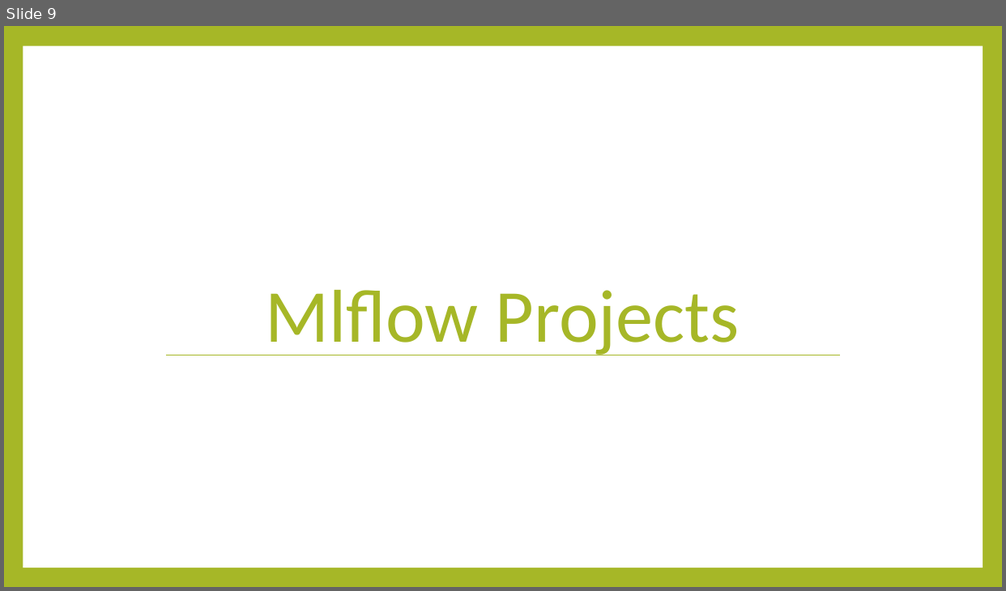
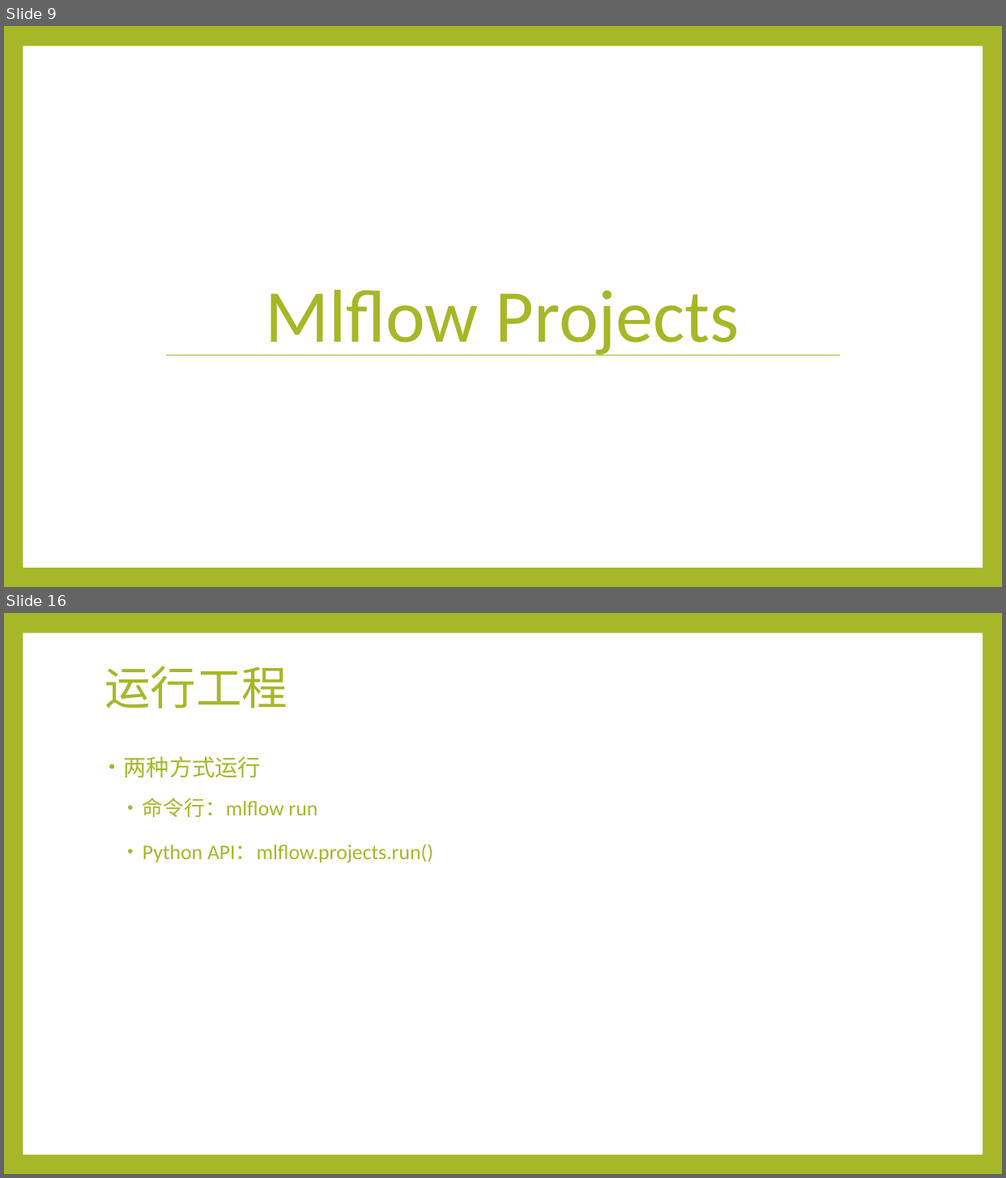
Before and after one commit to Alan-buaa/book, a slide deck: mlflow/MLflowpptx.pptx. Shown one above the other, each under a label of ours: slide 9 before the commit, slides 9 and 16 after it; the slides between them are not shown. The pictures are 1006x591 and 1006x1178 pixels, drawn with LibreOffice and Linux fonts; fonts in the diff are those of the drawing. Boxes give left, top, right and bottom in pixels: in the first picture for what was removed or moved away, otherwise in the second. Text is boxed around its words. In the diff, an @@ line names an element or a change of style, - is before the commit and + after.

```diff
--- a/mlflow/MLflowpptx.pptx
+++ b/mlflow/MLflowpptx.pptx
@@ slide 16 added at <box>4,613,1002,1174</box>, background #A6B727; not listed: 1 template element that a slide beside it also shows @@
@@ title added at <box>104,666,288,709</box>, 44 pt, text #A6B727 @@
+运行工程
@@ text added at <box>124,756,433,863</box>, 20 pt, text #A6B727 @@
+• 两种方式运行
+  • 命令行：mlflow run
+  • Python API：mlflow.projects.run()
```
Also in this commit, not shown: 2 slides changed, 7 other slides added.
